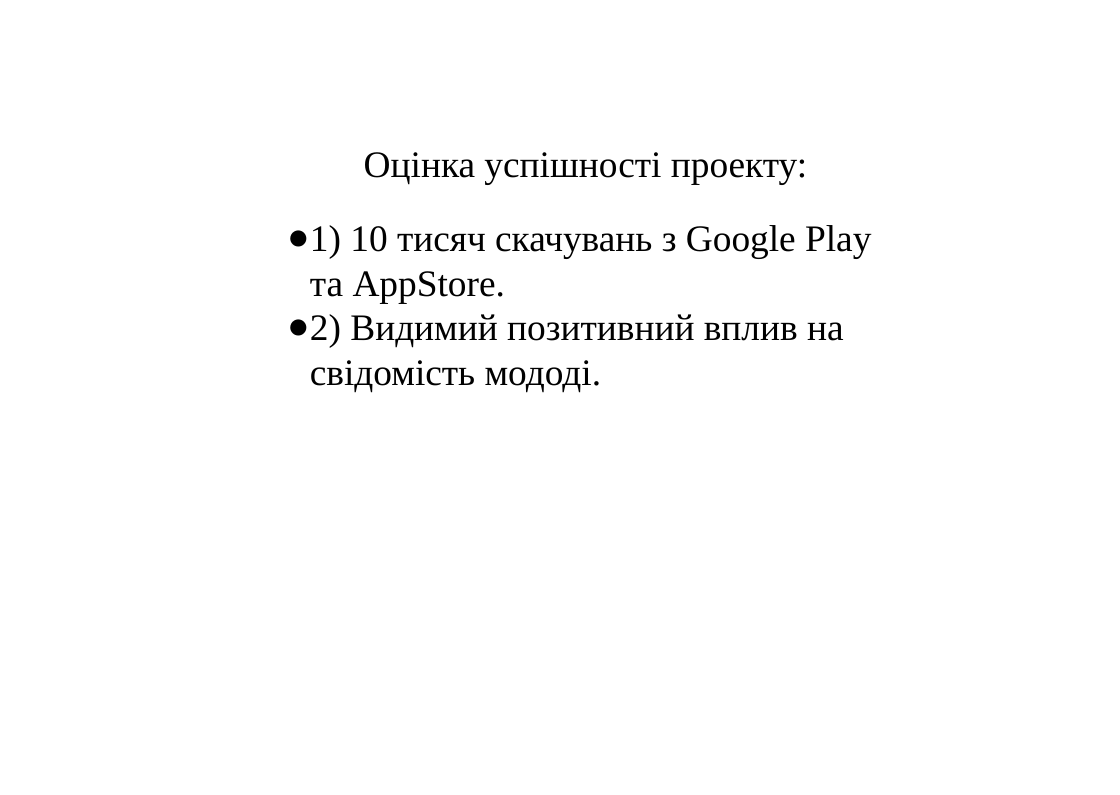
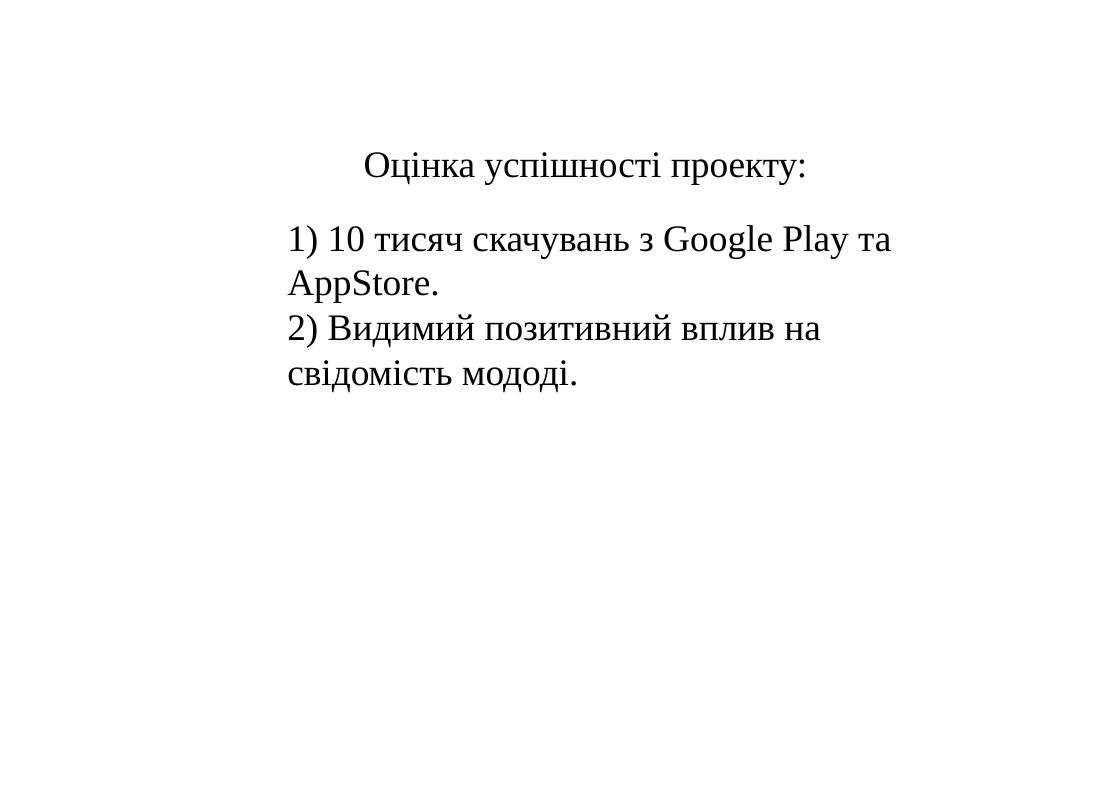
Before and after one commit to plekhotkindmytro/GarbageCollector, a slide deck: slide 6 of Garbage Collector Game.pptx. Drawn at 1120x795 pixels with LibreOffice and Linux fonts; fonts in the diff are those of the drawing; background and template pictures are left out. Boxes give left, top, right and bottom in pixels: in the first picture for what was removed or moved away, otherwise in the second. Text is boxed around its words. In the diff, an @@ line names an element or a change of style, - is before the commit and + after.

```diff
--- a/Garbage Collector Game.pptx
+++ b/Garbage Collector Game.pptx
@@ text at [287, 225, 891, 392]: bullet ● to none @@
```
Also in this commit, not shown: 1 other slide changed, 1 other file.
